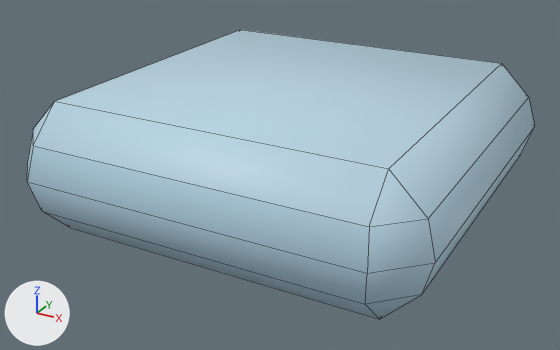
One commit to the FBX model Assets/Models/TinyTreats Bathroom/towel_blue.fbx: the scene before it, then after it.
Camera for both pictures: a camera (50 mm lens) standing at (0.529, -1.011, 0.544) and looking at (-0.011, -0.029, 0.053). The axes (+X, +Y, +Z) are drawn at lower left. The lights are the same throughout. Mesh edges are drawn as thin lines. Objects named as collision shapes, trigger or cutter boxes, shadow casters or lower levels of detail are left out. Where no turn or scale is listed for an object, it has been applied to the vertices.

In view in the first picture: 'towel_blue'.
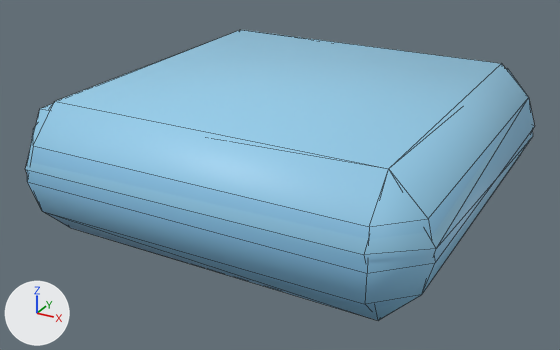
Edits to the scene script, one JSON object a line:
```json
{"op": "set", "path": "img_tiny_treats_texture_1_png", "old": "load_image('tiny_treats_texture_1.png', 'tiny_treats_texture_1.png', 1024, 1024, 'Non-Color')", "new": "load_image('tiny_treats_texture_1.png', 'tiny_treats_texture_1.png', 1024, 1024, 'sRGB')"}
{"op": "remove", "block": "mat_tiny_treats_1", "code": "n3 = _N.new('ShaderNodeTexImage'); n3.name = 'Image Texture.001'"}
{"op": "remove", "block": "mat_tiny_treats_1", "code": "n3.image = img_tiny_treats_texture_1_png"}
{"block": "mat_tiny_treats_1", "where": "n0 = _N.new('ShaderNodeBsdfPrincipled'); n0.name = 'Principled BSDF'"}
{"op": "remove", "block": "mat_tiny_treats_1", "code": "_L.new(n3.outputs[0], n0.inputs[4])  # 'Color' to 'Alpha'"}
{"block": "mat_tiny_treats_1", "where": "n2 = _N.new('ShaderNodeTexImage'); n2.name = 'Image Texture'"}
{"op": "add", "block": "mat_tiny_treats_1", "code": "_L.new(n2.outputs[1], n0.inputs[4])  # 'Alpha' to 'Alpha'"}
{"op": "add", "block": "me_towel_blue_001", "code": ["me_towel_blue_001 = bpy.data.meshes.new('towel_blue.001')", "me_towel_blue_001.from_pydata(...)  # 20 vertices, 26 faces; spans x -0.315..0.314, y -0.315..0.315, z 0.0..0.2", "me_towel_blue_001.materials.append(mat_tiny_treats_1)  # picture img_tiny_treats_texture_1_png"]}
{"op": "add", "block": "ob_towel_blue_lod1", "code": ["ob_towel_blue_lod1 = bpy.data.objects.new('towel_blue_LOD1', me_towel_blue_001)", "ob_towel_blue_lod1.location = (0.0, 0.0, 0.0)"]}
```

Boxes [x1, y1, x2, y2] around the edits, measured in the pictures (560 x 350 px):
```json
{"object": "towel_blue", "change": "surface changed", "before": [27, 30, 534, 319], "after": [27, 30, 534, 319]}
{"object": "towel_blue_LOD1", "change": "added", "after": [25, 68, 533, 321], "on screen": "blue"}
```
